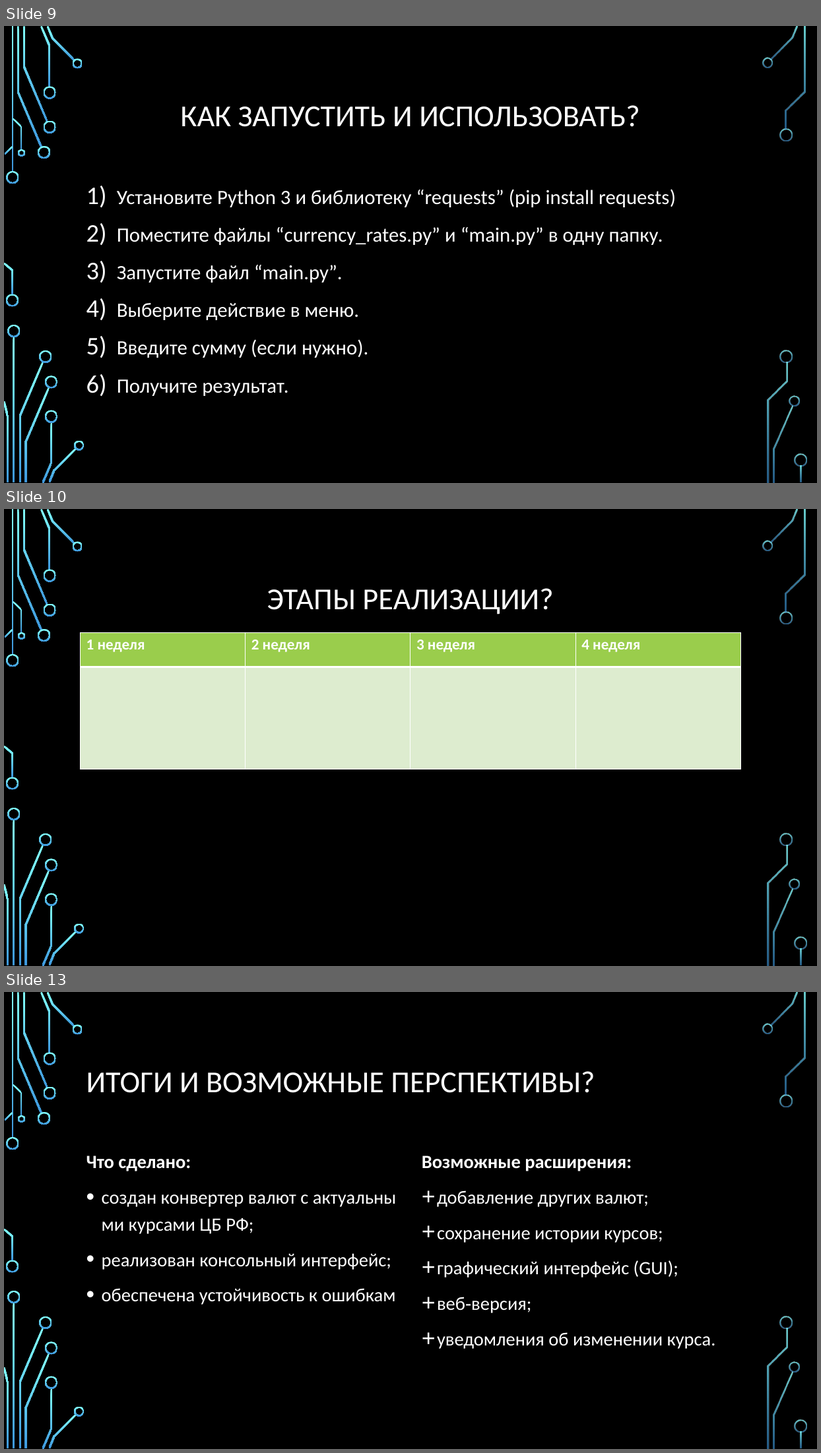
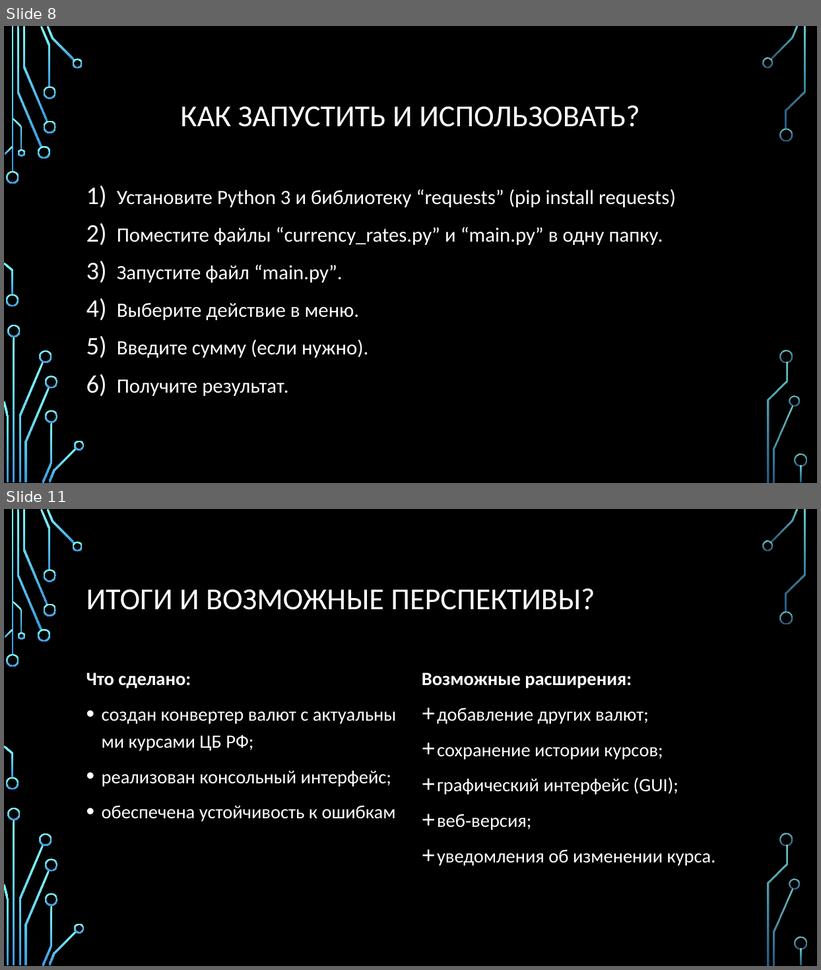
Before and after one commit to BlackPaganYT/Currency_Rates, a slide deck: Конвентатор валют.pptx. Shown one above the other, each under a label of ours: slides 9, 10 and 13 before the commit, slides 8 and 11 after it; the slides between them are not shown. The pictures are 821x1453 and 821x970 pixels, drawn with LibreOffice and Linux fonts; fonts in the diff are those of the drawing; background and template pictures are left out. Boxes give left, top, right and bottom in pixels: in the first picture for what was removed or moved away, otherwise in the second. Text is boxed around its words. In the diff, an @@ line names an element or a change of style, - is before the commit and + after.

```diff
--- a/Конвентатор валют.pptx
+++ b/Конвентатор валют.pptx
@@ slide 10 removed at bbox=[4, 509, 817, 966], background picture (left out); not listed: 36 template elements that a slide beside it also shows @@
@@ title removed at bbox=[267, 588, 553, 615] @@
-ЭТАПЫ РЕАЛИЗАЦИИ?
@@ table removed at bbox=[81, 632, 741, 769], 2 rows, 4 columns @@
-1 неделя | 2 неделя | 3 неделя | 4 неделя
- |  |  | 
@@ what was slide 9 is now slide 8 @@
@@ what was slide 13 is now slide 11 @@
```
Also in this commit, not shown: 2 slides changed, 2 slides added, 3 other slides removed.
